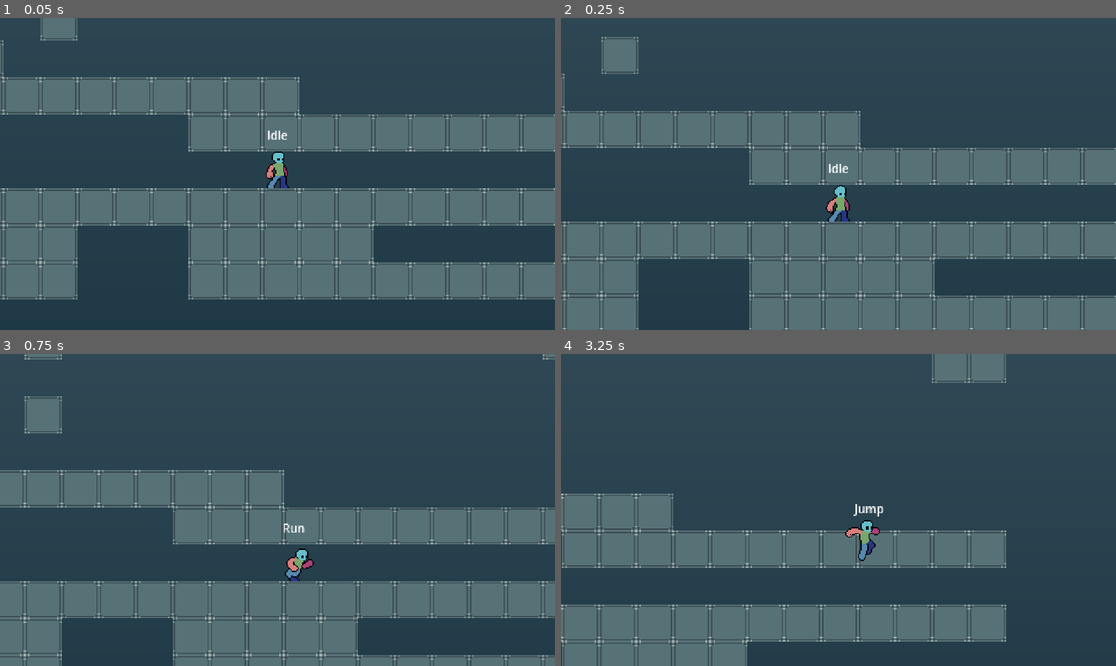
Above: before the commit, frames 1-4 (two rows, left to right).
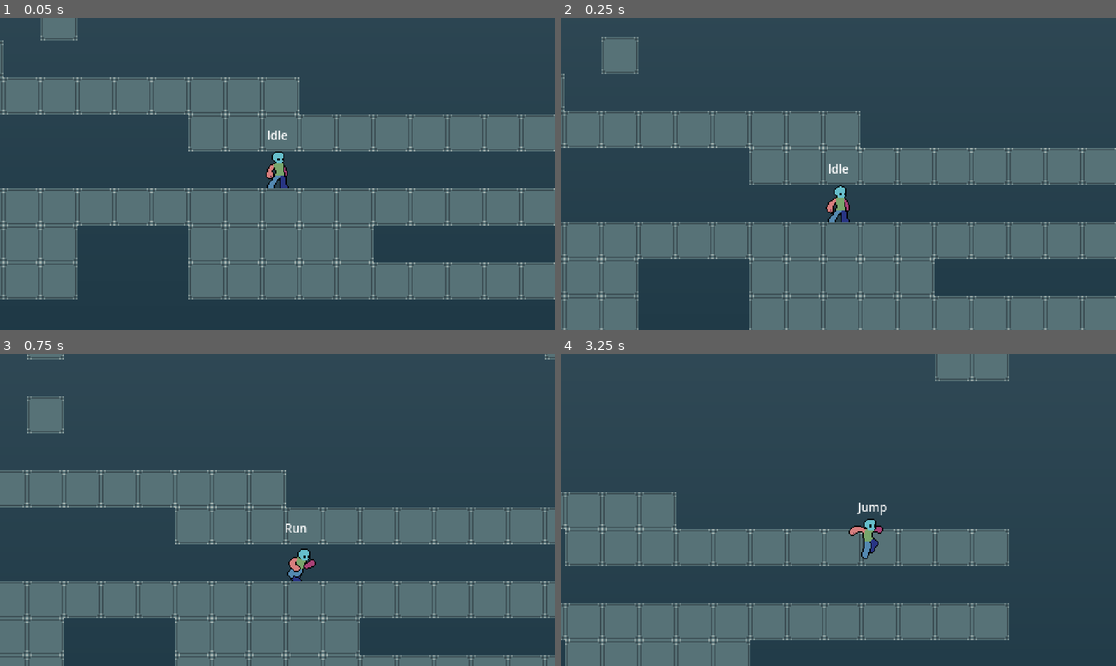
Above: after the commit, the same moments.

Repository: TianJunShi1/harry-forge
Game: Godot game, scene res://main.tscn
Same seed, same stepped clock (60 frames per second), same inputs: the game is played once before the commit and once after it.
Inputs (mouse positions are in pixels of both pictures, inside the frame that each line leads up to):
- Up to frame 1 (0.05 s): no input
- Up to frame 2 (0.25 s): no input
- Up to frame 3 (0.75 s): move the mouse to (399, 494) at 0.52 s; hold D (right) from 0.53 s (still down); tap Shift (run) at 0.6 s
- Up to frame 4 (3.25 s): tap Space (jump) at 0.77, 1.52, 3.02 s; move the mouse to (727, 525) at 1.27 s; tap Shift (run) at 1.35, 2.1, 2.85 s; move the mouse to (894, 441) at 2.02 s; release D (right) at 2.03 s; hold A (left) 2.03-2.78 s; move the mouse to (810, 572) at 2.77 s; hold D (right) from 2.78 s (still down)

Frame 1 is identical in both runs. In frame 2, 1.3% of the frame differs, in the area x 0-100%, y 18-100%; in frame 3, 5.1%; in frame 4, 5.6%, in the area x 0-81%, y 0-100%.

Commit message:
fix(camera): 频率对齐 + 显式像素取整，消除高刷屏柔化感
诊断：Player 在 _physics_process(60Hz) 内 move_and_slide，Camera 平滑跑在
_process(display rate)，相机用浮点 lerp 追阶梯函数 → 60Hz 节拍微抖
（用户感受到的"柔化/卡顿"）。

Fix-1  game_camera.gd: _process → _physics_process。
       指数 lerp 1-exp(-k·delta) 是连续时间常数，频率切换不影响收敛轨迹，
       仅消除频率失配的微抖。bounds tween / focus point fade 一并迁移。
Fix-2  pixel_renderer.gd: DisplaySprite.position 显式 .round() 到物理像素。
       不再依赖项目级 snap_2d_transforms_to_pixel；scale=3 时为 1/3 game-px 步进。
Fix-3  CLAUDE.md: 摄像机系统补充"平滑频率"约定说明。

未改：project.godot（保留 snap_2d_transforms_to_pixel 给 SubViewport 内 sprite）、
      player.gd（瞬移式 velocity 是手感设计，不是 bug）。

https://claude.ai/code/session_01AJSbFJj2VUMALu7WGXsoLR

Diff:
--- a/general/scripts/game_camera.gd
+++ b/general/scripts/game_camera.gd
@@ -72,7 +72,7 @@
 var _bounds_tween_duration: float = 0.0
 var _bounds_tween_from: Rect2 = Rect2()
 
-# Zoom 显示值（在 _process 中指数平滑至 _target_zoom）
+# Zoom 显示值（在 _physics_process 中指数平滑至 _target_zoom）
 var _displayed_zoom: Vector2 = Vector2.ONE
 
 # 进入锁定的位置过渡：直接驱动 _smoothed_position，绕过 follow smoothing
@@ -115,7 +115,9 @@
 		_initialized = true
 
 
-func _process(delta: float) -> void:
+func _physics_process(delta: float) -> void:
+	# 跑在 _physics_process 与 Player.move_and_slide 同频（60Hz），消除"渲染帧追物理阶梯函数"
+	# 产生的 60Hz 节拍微抖。指数 lerp 1-exp(-k·delta) 是连续时间常数，频率切换不影响收敛轨迹。
 	# 延迟加载场景时 Player 比 Camera 晚 ready，这里重试自动发现
 	if not is_instance_valid(follow_target):
 		follow_target = get_tree().get_first_node_in_group("player") as Node2D
@@ -302,7 +304,7 @@
 			_lock_transition_from = _smoothed_position
 			_lock_tween_t = 0.0
 			_lock_tween_duration = maxf(duration, 0.0001)
-		# 未初始化时跳过过渡，_process 第一帧会直接快照到 lock_center
+		# 未初始化时跳过过渡，_physics_process 第一帧会直接快照到 lock_center
 		_look_ahead_value = 0.0
 		_facing_target = 0.0
 	else:
--- a/general/scripts/pixel_renderer.gd
+++ b/general/scripts/pixel_renderer.gd
@@ -55,7 +55,10 @@
 		_camera = _find_camera_in_subviewport()
 		if _camera == null:
 			return
-	_display.position = _screen_center - _camera.subpixel_offset * float(_current_scale)
+	# 显式取整到物理像素：scale=3 时即 1/3 game-px 步进。
+	# 不依赖 project.godot 的 snap_2d_transforms_to_pixel；意图写在代码里。
+	var phys_offset := (_camera.subpixel_offset * float(_current_scale)).round()
+	_display.position = _screen_center - phys_offset
 
 
 func _input(event: InputEvent) -> void:
Not shown, changed: CLAUDE.md
